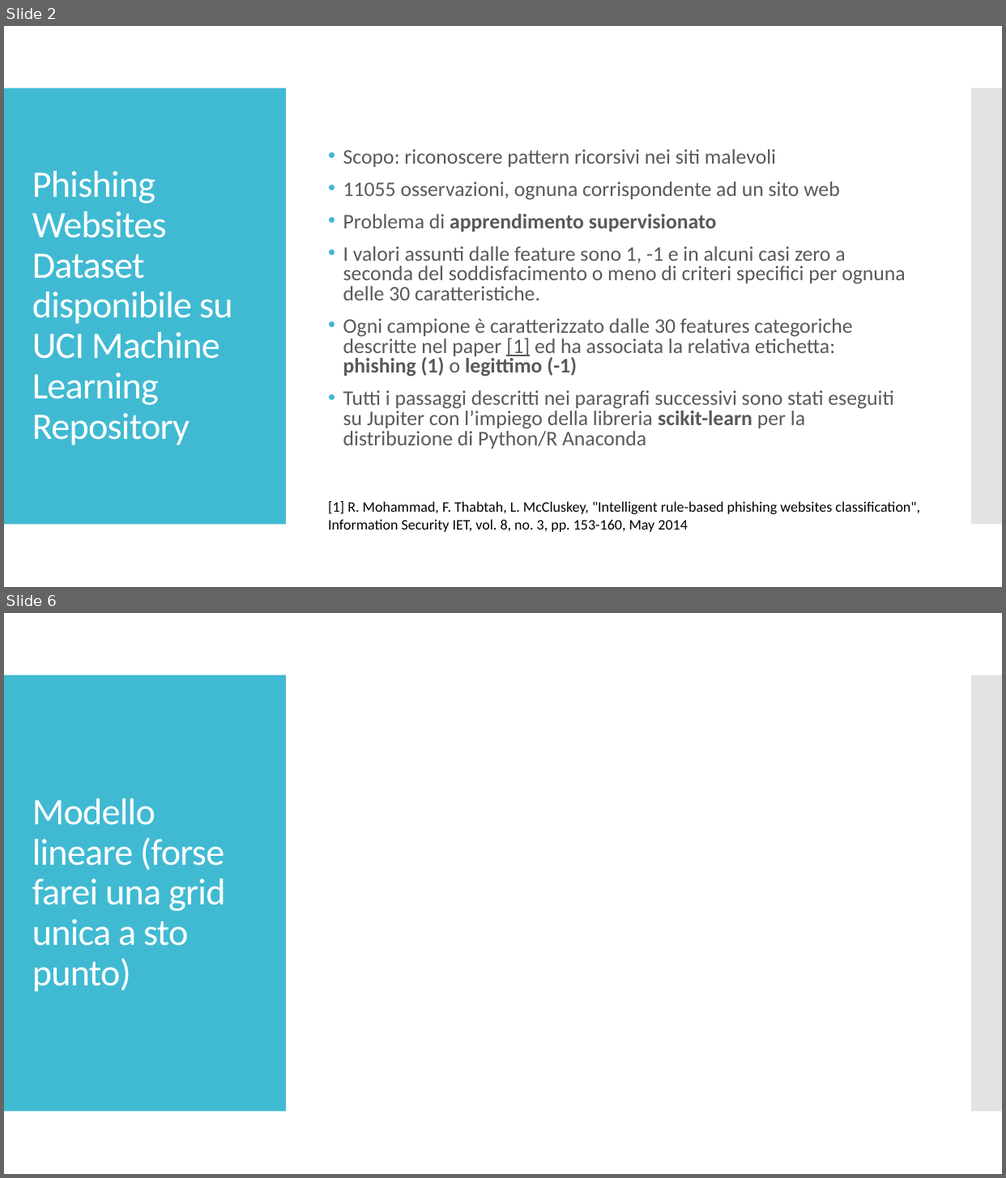
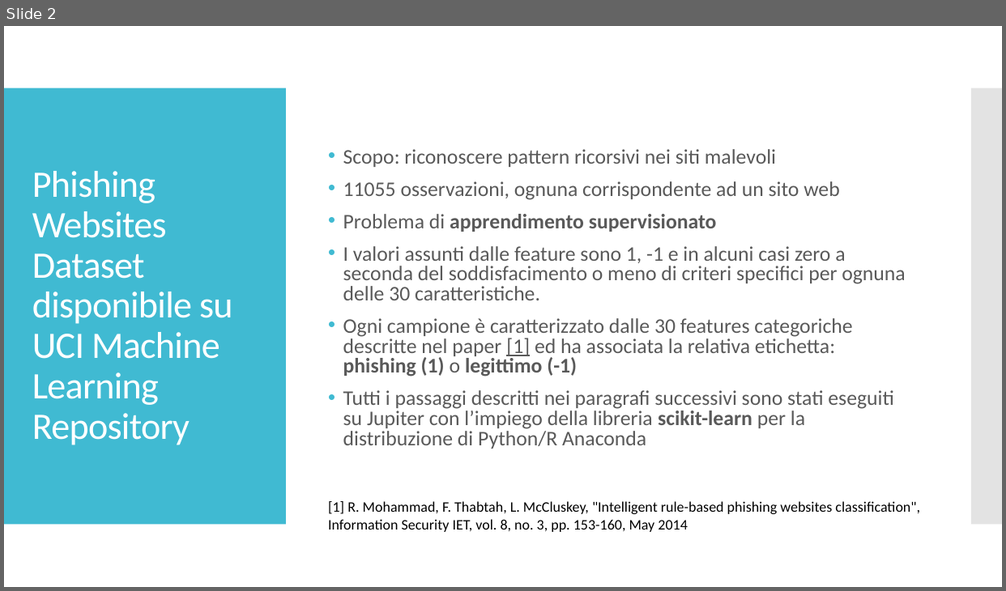
Before and after one commit to gianlubiscotto/Data-Analysis-and-Data-Mining, a slide deck: slide.pptx. Shown one above the other, each under a label of ours: slides 2 and 6 before the commit, slide 2 after it; the slides between them are not shown. The pictures are 1006x1178 and 1006x591 pixels, drawn with LibreOffice and Linux fonts; fonts in the diff are those of the drawing. Boxes give left, top, right and bottom in pixels: in the first picture for what was removed or moved away, otherwise in the second. Text is boxed around its words. In the diff, an @@ line names an element or a change of style, - is before the commit and + after.

```diff
--- a/slide.pptx
+++ b/slide.pptx
@@ slide 6 removed at (4,613,1002,1174), background #FFFFFF; not listed: 2 template elements that a slide beside it also shows @@
@@ title removed at (32,798,225,992) @@
-Modello lineare (forse farei una grid unica a sto punto)
```
Also in this commit, not shown: 3 slides changed, 6 slides added, 4 other files.
